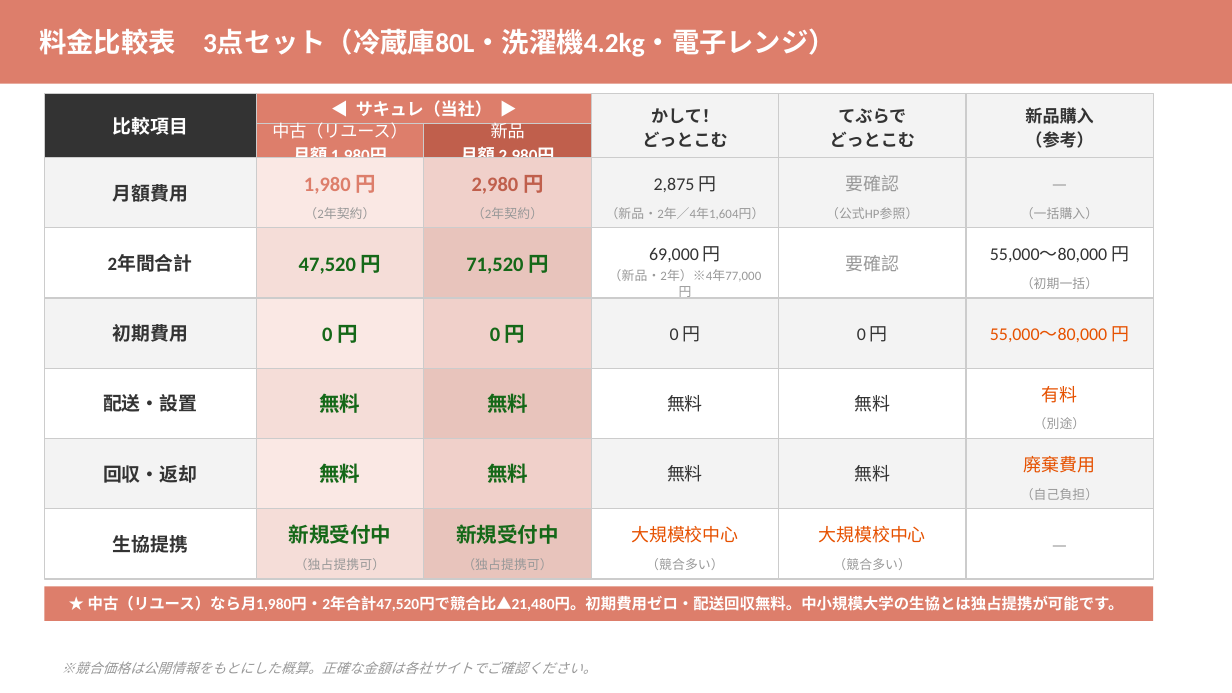
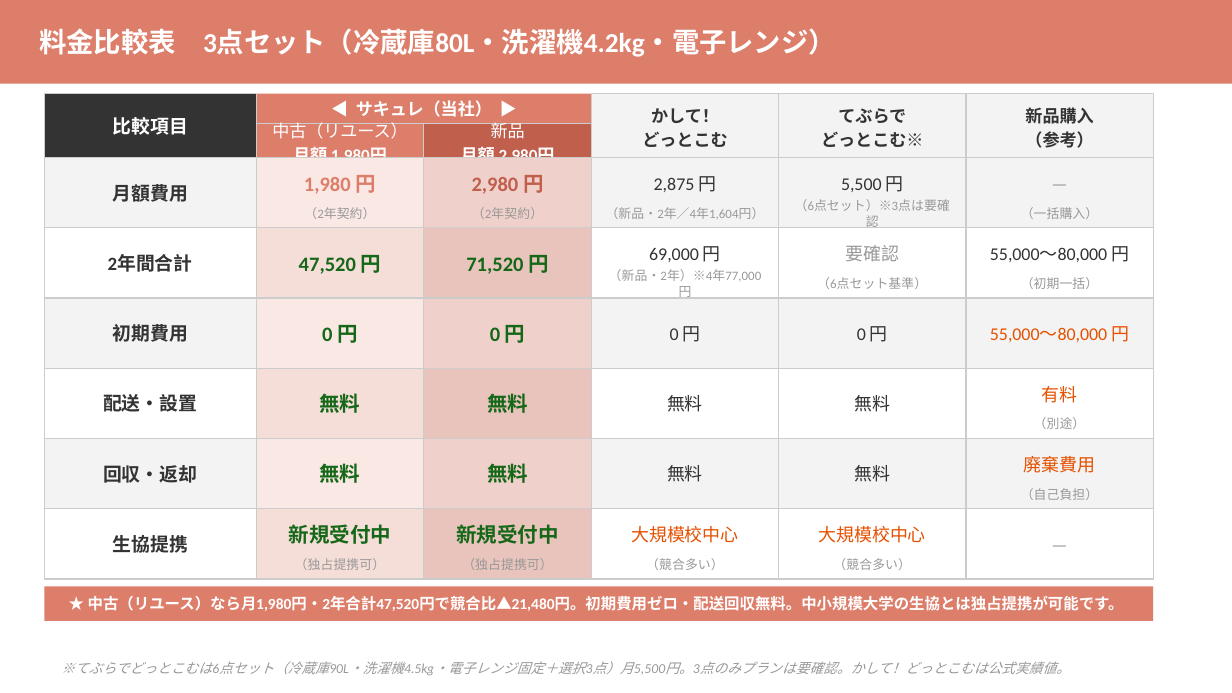
Before and after one commit to monomapblog-ui/sacure, a slide deck: slide 1 of 料金比較表_v1.pptx. Drawn at 1232x693 pixels with LibreOffice and Linux fonts; fonts in the diff are those of the drawing. Boxes give left, top, right and bottom in pixels: in the first picture for what was removed or moved away, otherwise in the second. Text is boxed around its words. In the diff, an @@ line names an element or a change of style, - is before the commit and + after.

```diff
--- a/料金比較表_v1.pptx
+++ b/料金比較表_v1.pptx
@@ text at (x1=821, y1=131, x2=923, y2=147): text changed @@
-どっとこむ
+どっとこむ※
@@ text at (x1=841, y1=176, x2=904, y2=192): text changed; text colour #999999 to #333333 @@
-要確認
+5,500 円
@@ text at (x1=795, y1=199, x2=950, y2=211): text changed @@
-（公式HP参照）
+（6点セット）※3点は要確認
@@ text "要確認" moved from (x1=845, y1=255, x2=899, y2=271) to (x1=845, y1=245, x2=899, y2=261) @@
@@ text added at (x1=817, y1=277, x2=927, y2=289), 7.5 pt, text #999999 @@
+（6点セット基準）
@@ text at (x1=61, y1=661, x2=1070, y2=675): text changed @@
-※競合価格は公開情報をもとにした概算。正確な金額は各社サイトでご確認ください。
+※てぶらでどっとこむは6点セット（冷蔵庫90L・洗濯機4.5kg・電子レンジ固定＋選択3点）月5,500円。3点のみプランは要確認。かして！どっとこむは公式実績値。
```
Also in this commit, not shown: 3 other files.
